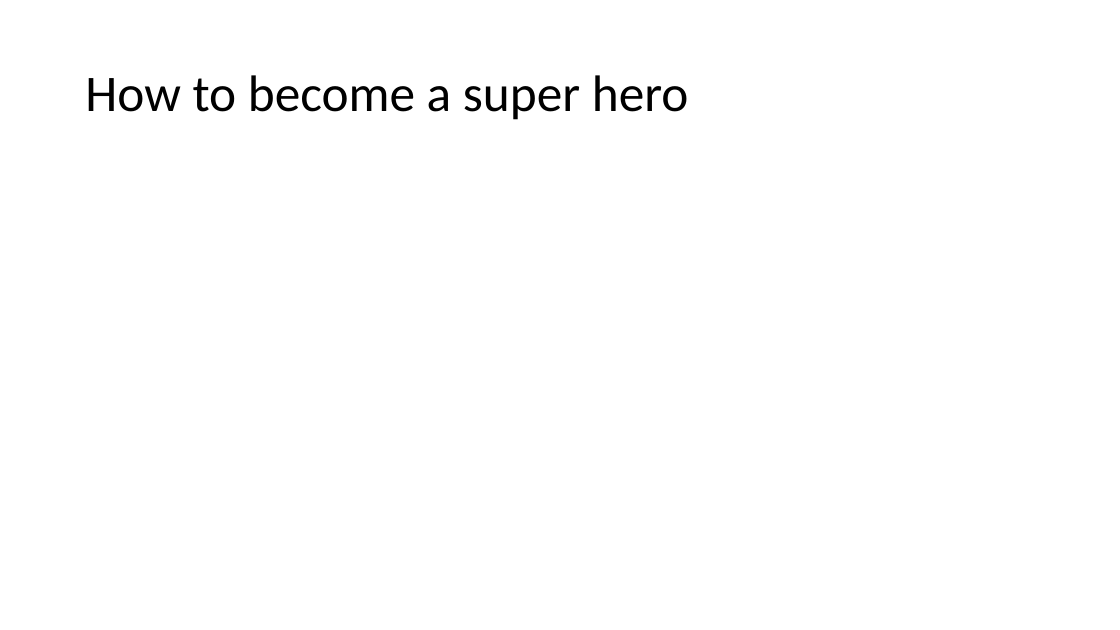
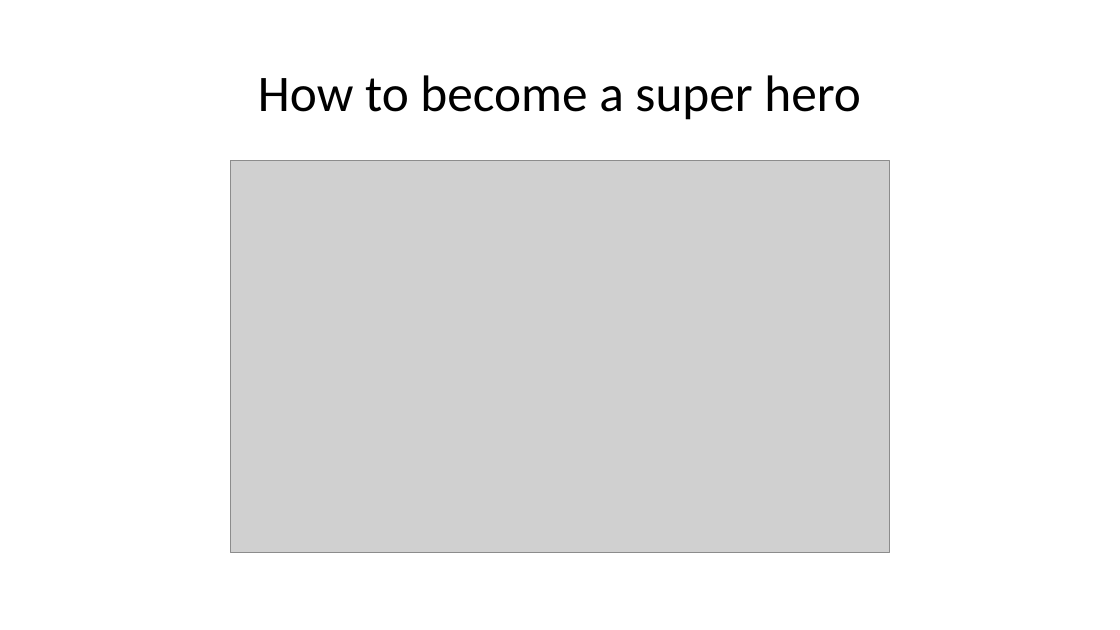
Before and after one commit to Jasc94/thebridge, a slide deck: slide 3 of 0_Project_EDA/documents/EDA_presentation.pptx. Drawn at 1120x630 pixels with LibreOffice and Linux fonts; fonts in the diff are those of the drawing; grey boxes stand for pictures. Boxes give left, top, right and bottom in pixels: in the first picture for what was removed or moved away, otherwise in the second. Text is boxed around its words. In the diff, an @@ line names an element or a change of style, - is before the commit and + after.

```diff
--- a/0_Project_EDA/documents/EDA_presentation.pptx
+++ b/0_Project_EDA/documents/EDA_presentation.pptx
@@ title "How to become a super ..." at bbox=[258, 75, 861, 120]: alignment left to centre @@
@@ picture added at bbox=[230, 161, 891, 553] @@
```
Also in this commit, not shown: 1 other slide changed, 5 slides added, 4 other files.
